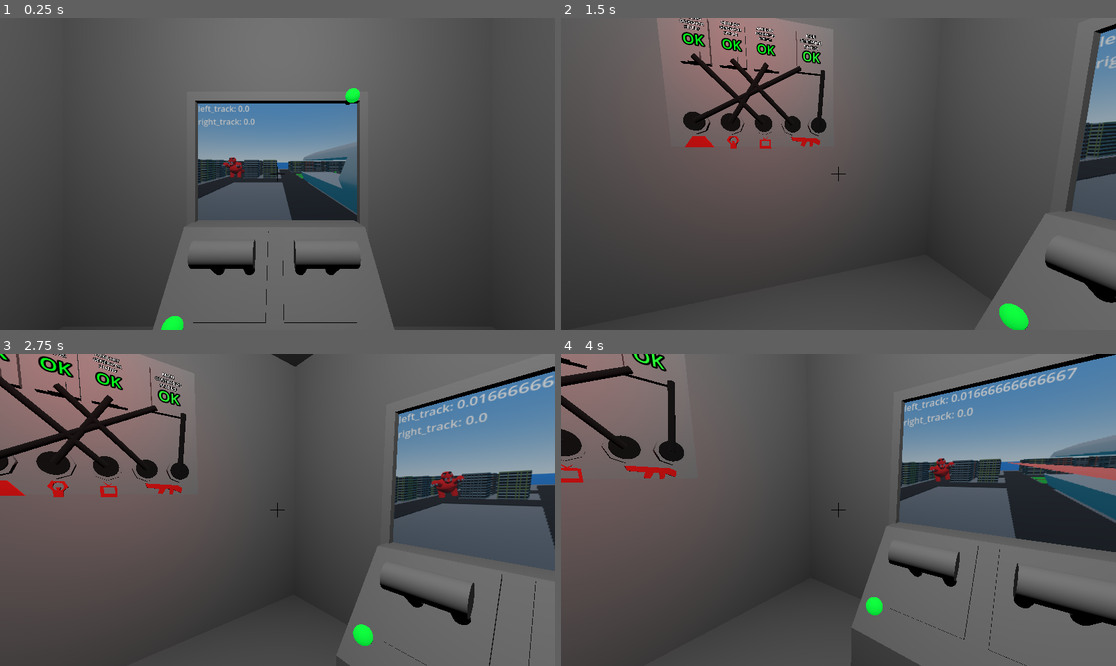
Above: before the commit, frames 1-4 (two rows, left to right).
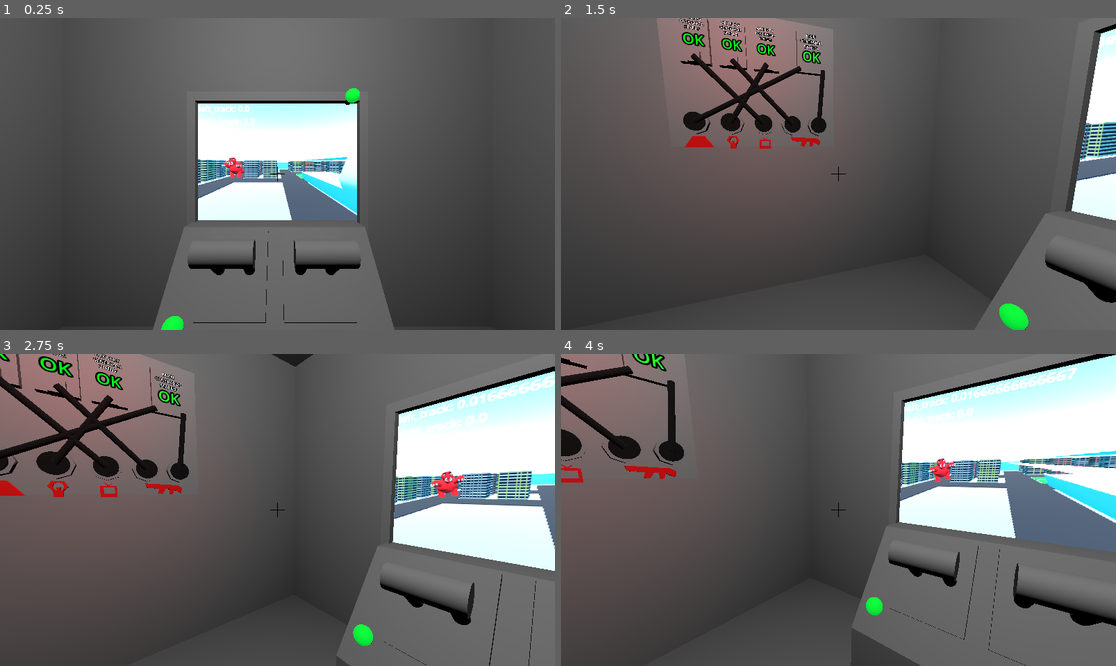
Above: after the commit, the same moments.

Repository: JuTeu/peltirumpu
Game: Godot game, scene res://scenes/main_scene.tscn
Same seed, same stepped clock (60 frames per second), same inputs: the game is played once before the commit and once after it.
Inputs (mouse positions are in pixels of both pictures, inside the frame that each line leads up to):
- Up to frame 1 (0.25 s): no input
- Up to frame 2 (1.5 s): tap Enter (ui_accept) at 0.5, 0.77 s; move the mouse to (960, 158) at 0.52 s; hold Right (ui_right) 0.53-1.28 s; click (960, 158) at 0.67 s; move the mouse to (810, 174) at 1.27 s; hold Up (ui_up) from 1.28 s (still down)
- Up to frame 3 (2.75 s): keep holding Up (ui_up); tap Enter (ui_accept) at 1.52 s; move the mouse to (288, 503) at 2.02 s
- Up to frame 4 (4 s): keep holding Up (ui_up); move the mouse to (832, 516) at 2.77 s; click (832, 516) at 2.92 s; tap Enter (ui_accept) at 3.02, 3.77 s; move the mouse to (877, 513) at 3.52 s

The runs differ from the first frame. In frame 1, 11% of the frame differs, in the area x 35-65%, y 27-66%; in frame 2, 3.2%; in frame 3, 15%; in frame 4, 20%, in the area x 60-100%, y 0-64%.

Commit message:
Screen is now visible in the dark

Diff:
--- a/shaders/screen.gdshader
+++ b/shaders/screen.gdshader
@@ -58,7 +58,6 @@
 	}
 }
 
-//void light() {
-//	// Called for every pixel for every light affecting the material.
-//	// Uncomment to replace the default light processing function with this one.
-//}
+void light() {
+	DIFFUSE_LIGHT = vec3(1.0);
+}
